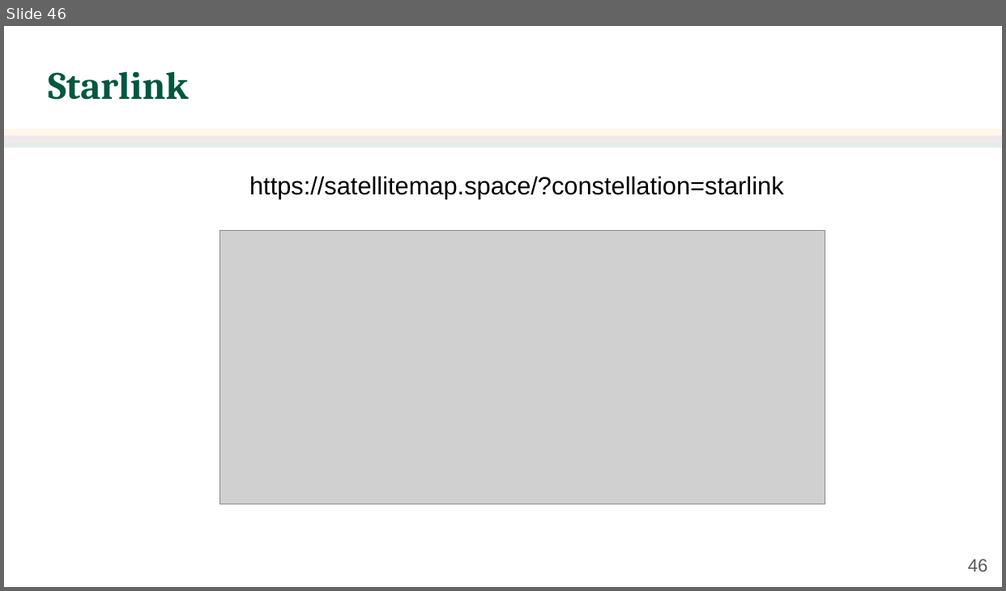
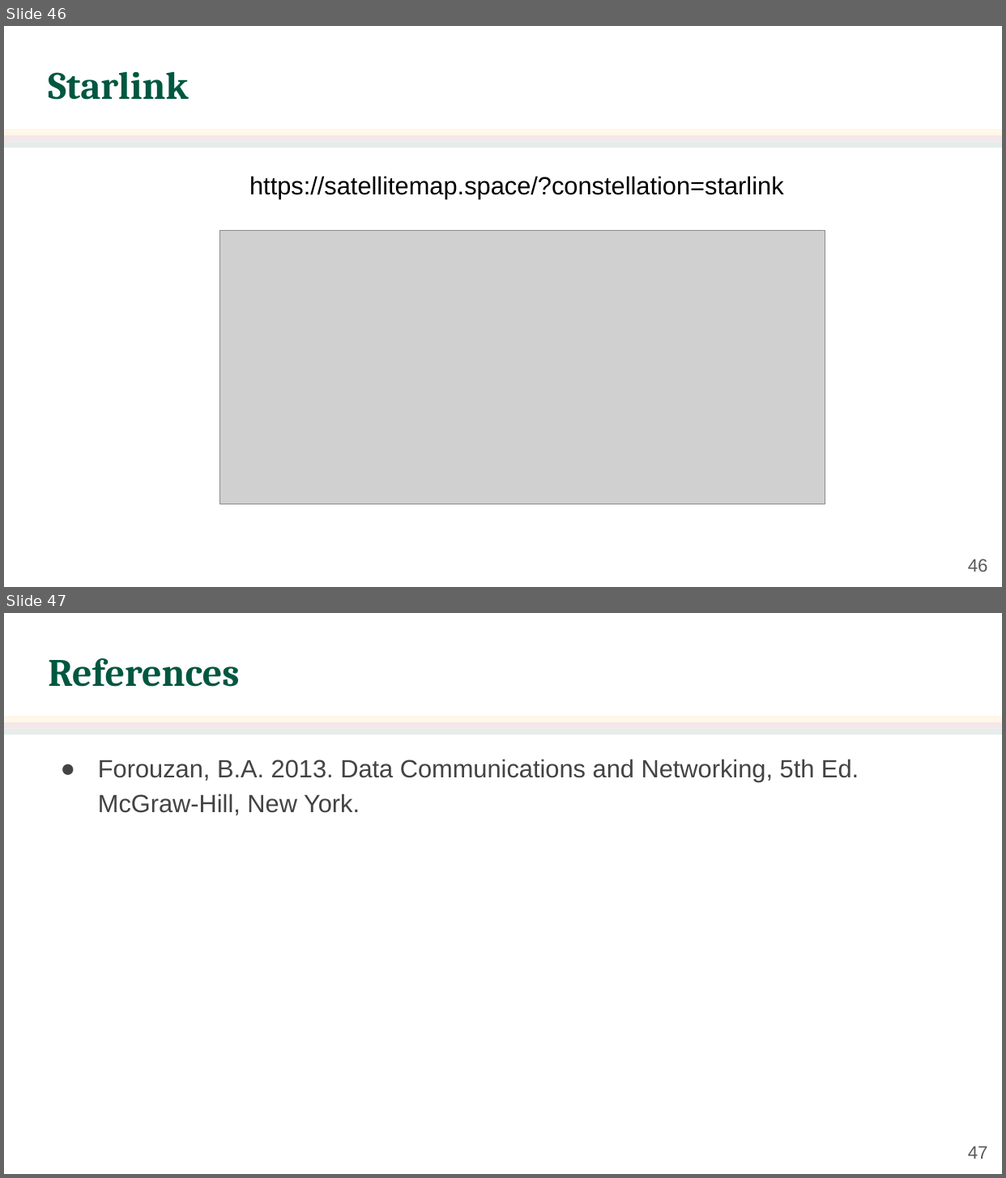
Before and after one commit to jachermocilla/extra-course-materials, a slide deck: cmsc137/slides-rsm/CMSC 137 - 25 - Other Wireless Networks.odp. Shown one above the other, each under a label of ours: slide 46 before the commit, slides 46 and 47 after it. The pictures are 1006x591 and 1006x1178 pixels, drawn with LibreOffice and Linux fonts; fonts in the diff are those of the drawing; grey boxes stand for pictures; background and template pictures are left out. Boxes give left, top, right and bottom in pixels: in the first picture for what was removed or moved away, otherwise in the second. Text is boxed around its words. In the diff, an @@ line names an element or a change of style, - is before the commit and + after.

```diff
--- a/cmsc137/slides-rsm/CMSC 137 - 25 - Other Wireless Networks.odp
+++ b/cmsc137/slides-rsm/CMSC 137 - 25 - Other Wireless Networks.odp
@@ slide 47 added at (4,613,1002,1174), background #FFFFFF; not listed: 3 template elements that a slide beside it also shows @@
@@ title added at (48,658,239,687), 28 pt, text #005740, bold @@
+References
@@ text added at (98,759,859,815), 18 pt, text #434343 @@
+● Forouzan, B.A. 2013. Data Communications and Networking, 5th Ed. McGraw-Hill, New York.
@@ page number added at (968,1146,988,1159), 13 pt, text #595959 @@
+47
```
Also in this commit, not shown: 3 slides changed, 1 other file.
